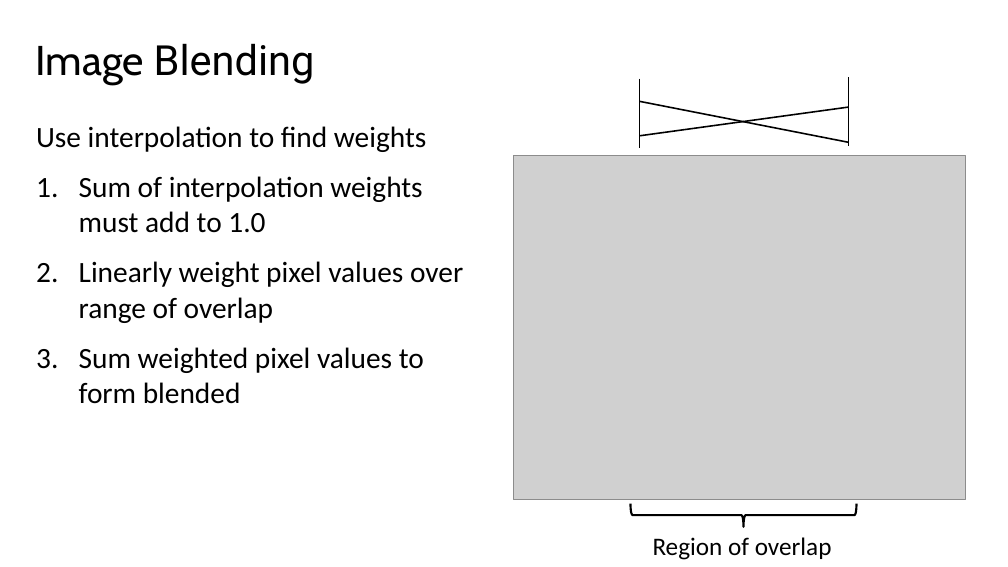
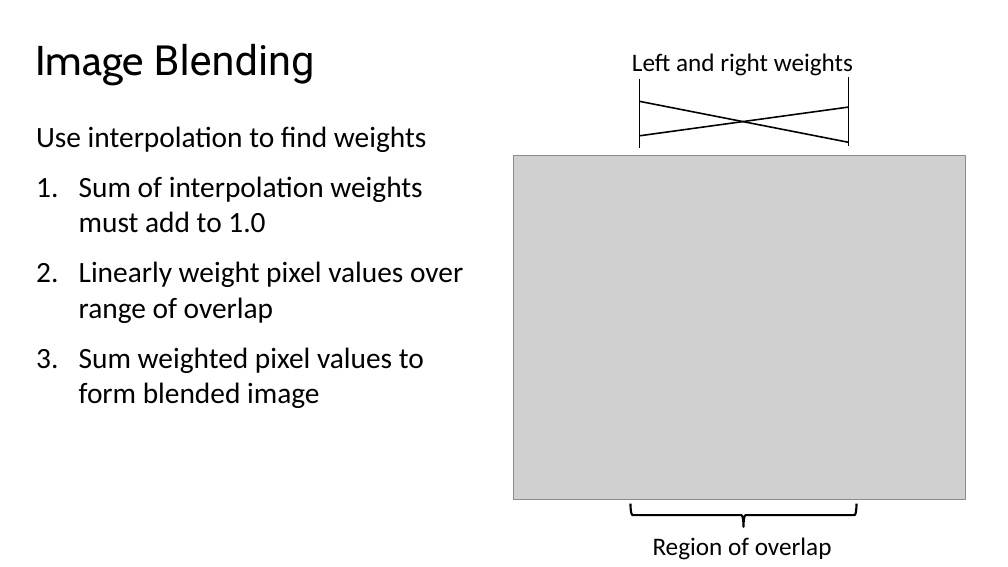
Before and after one commit to StephenElston/CSCI-E25, a slide deck: slide 70 of Slides/13_ImageStitching.pptx. Drawn at 1008x567 pixels with LibreOffice and Linux fonts; fonts in the diff are those of the drawing; grey boxes stand for pictures. Boxes give left, top, right and bottom in pixels: in the first picture for what was removed or moved away, otherwise in the second. Text is boxed around its words. In the diff, an @@ line names an element or a change of style, - is before the commit and + after.

Commit message:
Updated slides, corrected typos

```diff
--- a/Slides/13_ImageStitching.pptx
+++ b/Slides/13_ImageStitching.pptx
@@ text added at [632,53,853,76], 24 pt, text #000000 @@
+Left and right weights
@@ text at [79,347,424,408]: text changed @@
-3. Sum weighted pixel values to form blended
+3. Sum weighted pixel values to form blended image
```
Also in this commit, not shown: 3 other slides changed.
